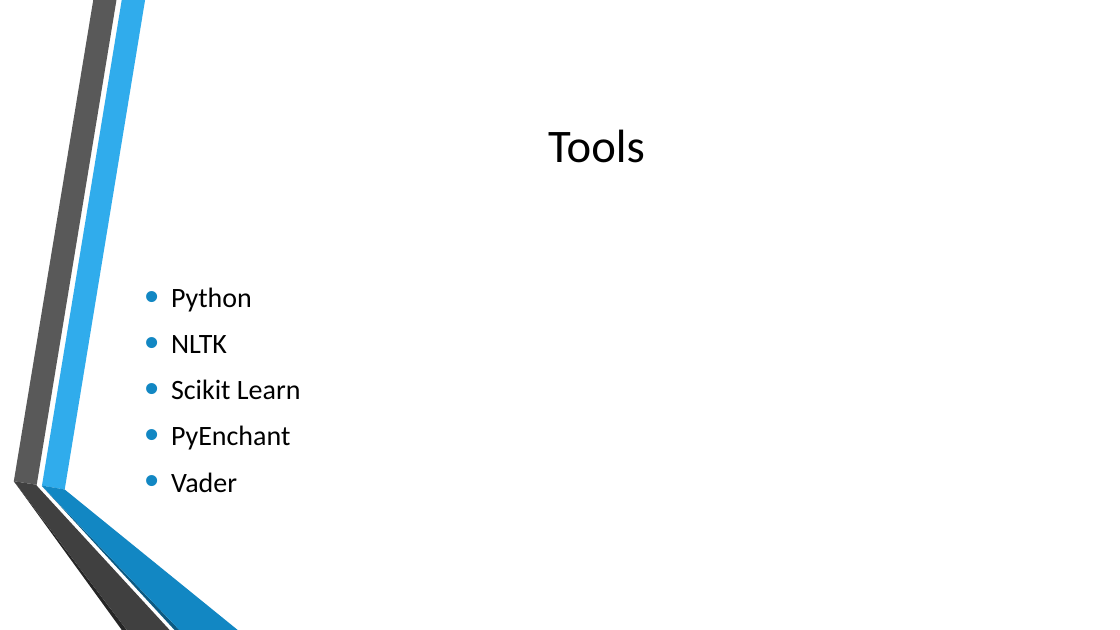
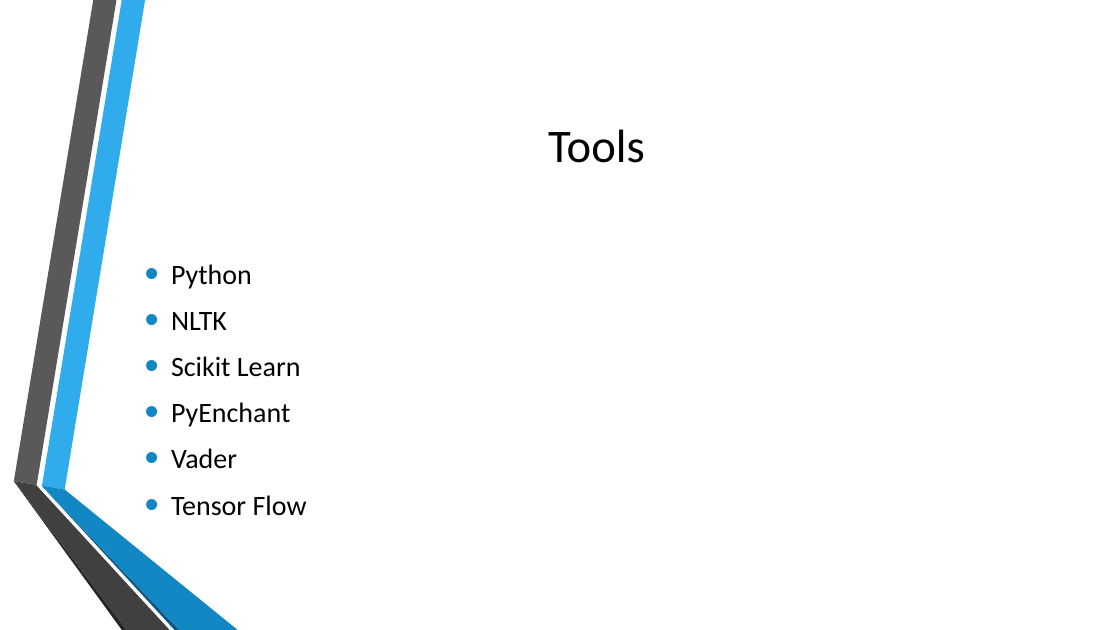
Before and after one commit to SahilC/AutomaticEssayGrading, a slide deck: slide 7 of presentation/Automatic Essay Grading_Final.pptx. Drawn at 1120x630 pixels with LibreOffice and Linux fonts; fonts in the diff are those of the drawing; background and template pictures are left out. Boxes give left, top, right and bottom in pixels: in the first picture for what was removed or moved away, otherwise in the second. Text is boxed around its words. In the diff, an @@ line names an element or a change of style, - is before the commit and + after.

```diff
--- a/presentation/Automatic Essay Grading_Final.pptx
+++ b/presentation/Automatic Essay Grading_Final.pptx
@@ text at (171,495,307,516): paragraph added @@
+• Tensor Flow
```
Also in this commit, not shown: 2 other slides changed, 1 slide added.
